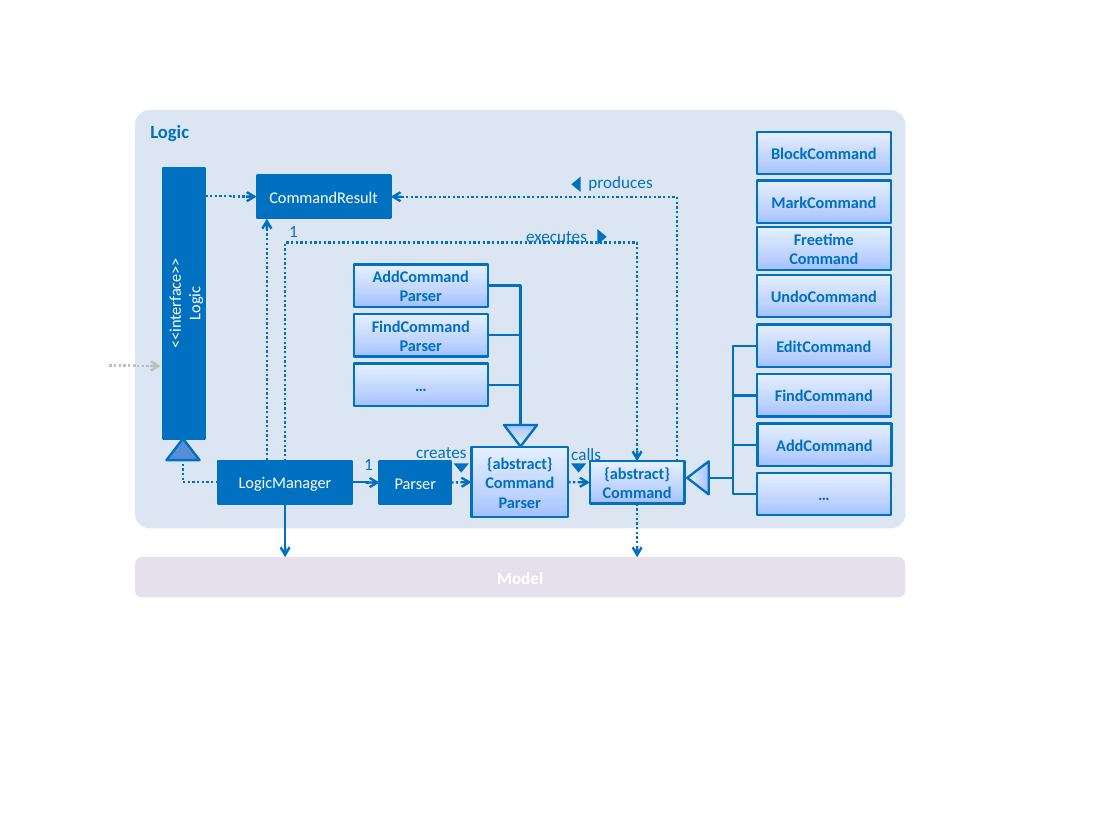
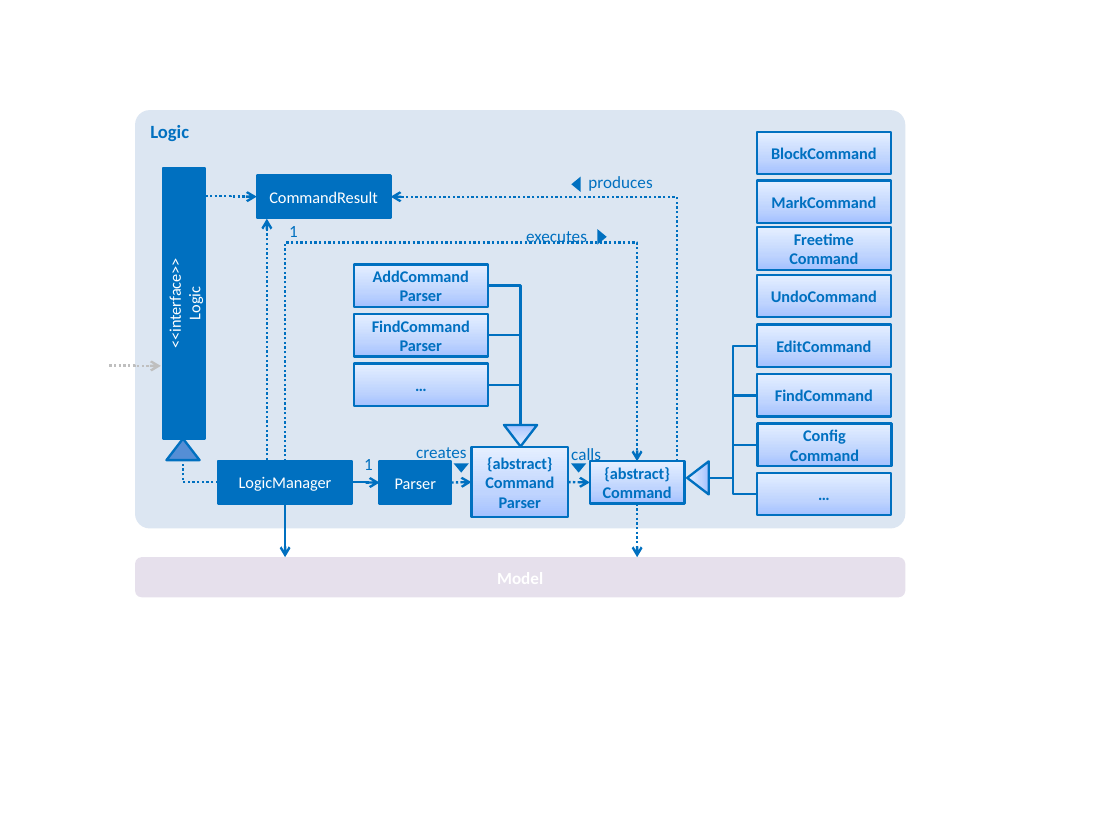
Before and after one commit to tanboonjoon/main, a slide deck: slide 7 of docs/diagrams/Diagrams.pptx. Drawn at 1120x840 pixels with LibreOffice and Linux fonts; fonts in the diff are those of the drawing. Boxes give left, top, right and bottom in pixels: in the first picture for what was removed or moved away, otherwise in the second. Text is boxed around its words. In the diff, an @@ line names an element or a change of style, - is before the commit and + after.

```diff
--- a/docs/diagrams/Diagrams.pptx
+++ b/docs/diagrams/Diagrams.pptx
@@ text in rectangle at bbox=[790, 429, 859, 466]: text changed @@
-AddCommand
+Config
+Command
```
Also in this commit, not shown: 1 other slide changed, 1 slide removed, 2 other files.
